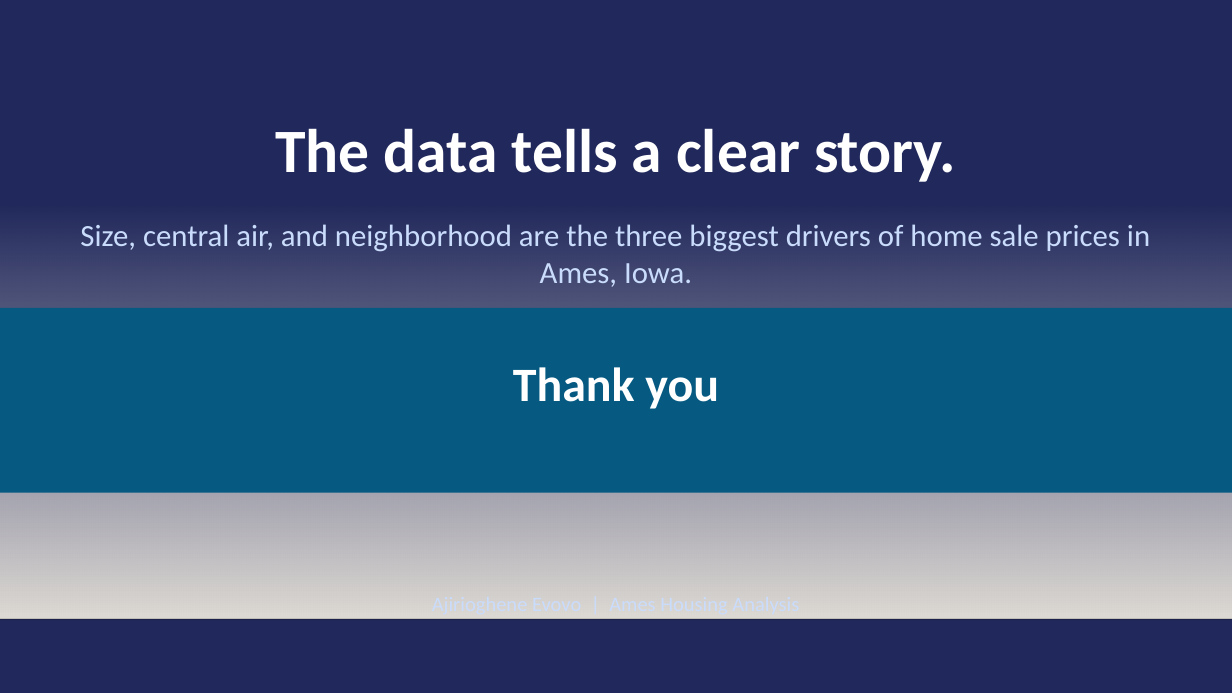
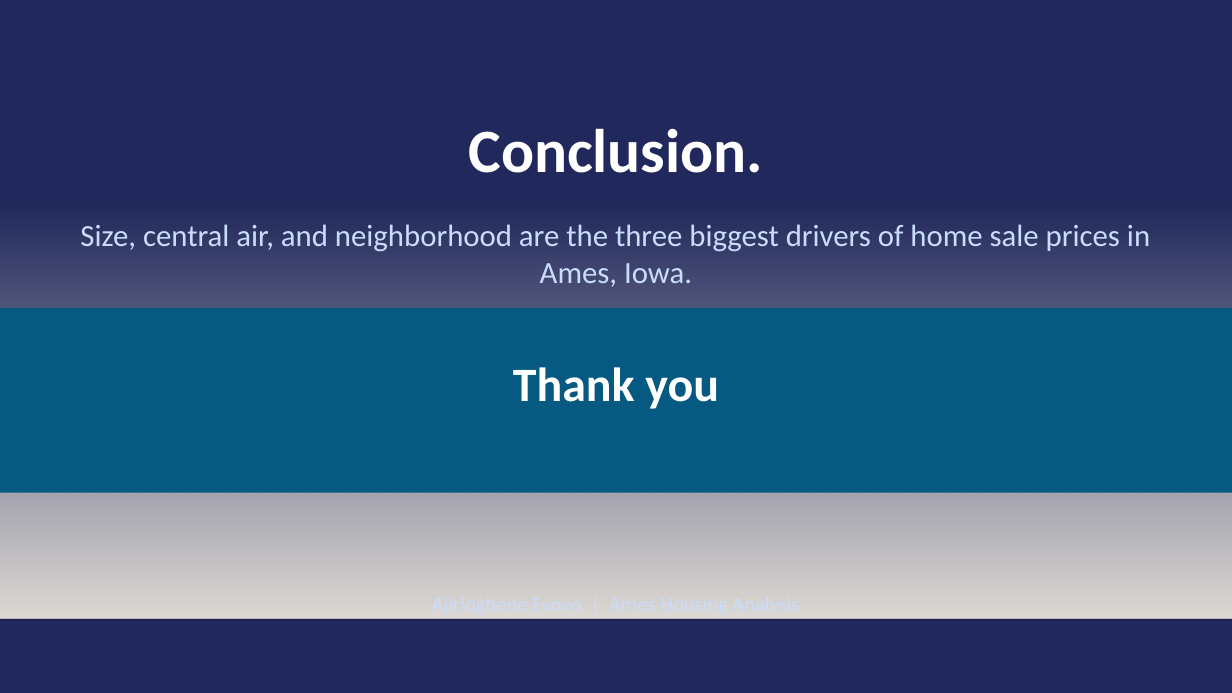
Before and after one commit to awhiz22/capstone-pad, a slide deck: slide 8 of notebooks/Evovo_Ajirioghene_AmesHousing.pptx. Drawn at 1232x693 pixels with LibreOffice and Linux fonts; fonts in the diff are those of the drawing; background and template pictures are left out. Boxes give left, top, right and bottom in pixels: in the first picture for what was removed or moved away, otherwise in the second. Text is boxed around its words. In the diff, an @@ line names an element or a change of style, - is before the commit and + after.

```diff
--- a/notebooks/Evovo_Ajirioghene_AmesHousing.pptx
+++ b/notebooks/Evovo_Ajirioghene_AmesHousing.pptx
@@ text at (468,128,763,173): text changed @@
-The data tells a clear story.
+Conclusion.
```
Also in this commit, not shown: 4 other slides changed.
